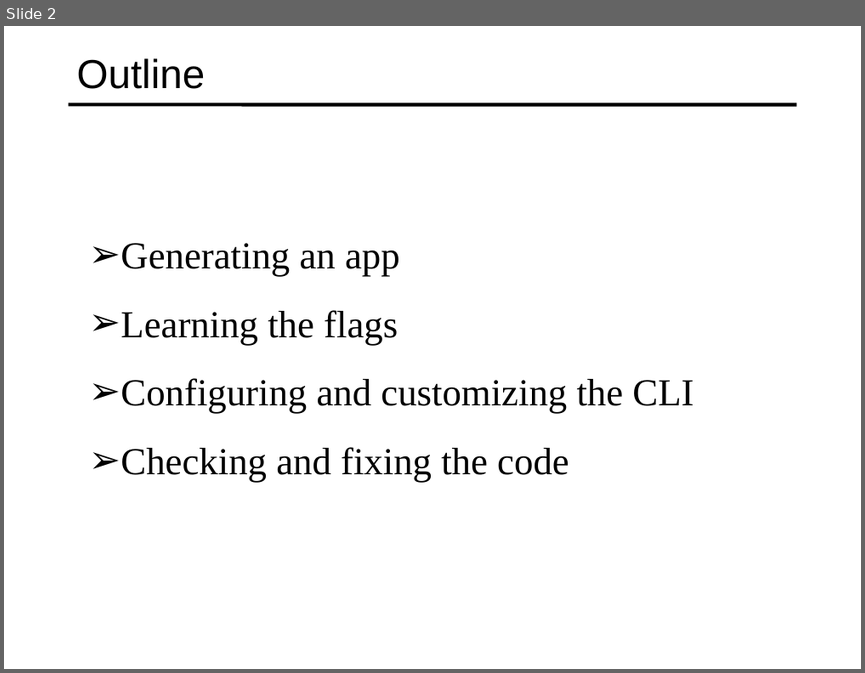
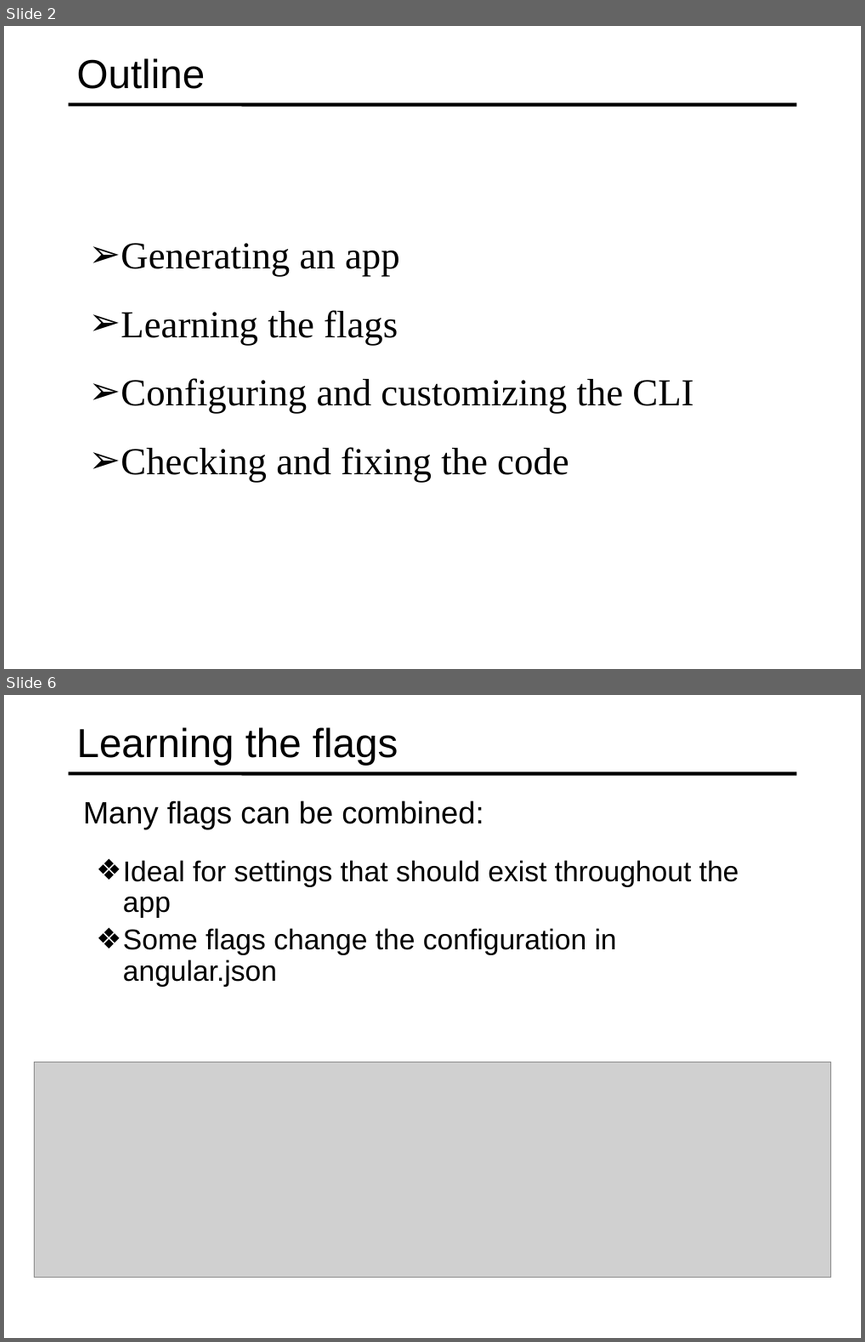
Before and after one commit to specter01wj/Jago_Link_Training, a slide deck: Angular/Angular7/Angular CLI/3.Generating a New Angular Application/L3_Generating a New Angular Application.ppt. Shown one above the other, each under a label of ours: slide 2 before the commit, slides 2 and 6 after it; the slides between them are not shown. The pictures are 865x673 and 865x1342 pixels, drawn with LibreOffice and Linux fonts; fonts in the diff are those of the drawing; grey boxes stand for pictures. Boxes give left, top, right and bottom in pixels: in the first picture for what was removed or moved away, otherwise in the second. Text is boxed around its words. In the diff, an @@ line names an element or a change of style, - is before the commit and + after.

```diff
--- a/Angular/Angular7/Angular CLI/3.Generating a New Angular Application/L3_Generating a New Angular Application.ppt
+++ b/Angular/Angular7/Angular CLI/3.Generating a New Angular Application/L3_Generating a New Angular Application.ppt
@@ slide 6 added at (x1=4, y1=695, x2=861, y2=1338), background #FFFFFF; not listed: 1 template element that a slide beside it also shows @@
@@ title added at (x1=77, y1=727, x2=398, y2=766), 34 pt, text #000000 @@
+Learning the flags
@@ text added at (x1=83, y1=800, x2=483, y2=829), 25.9 pt, text #000000 @@
+  Many flags can be combined:
@@ text added at (x1=123, y1=860, x2=739, y2=987), 24 pt, text #000000 @@
+  ❖ Ideal for settings that should exist throughout the app
+  ❖ Some flags change the configuration in angular.json
@@ picture added at (x1=34, y1=1061, x2=831, y2=1276) @@
```
Also in this commit, not shown: 1 slide changed, 8 other slides added, 4 slides removed, 2 other files.
